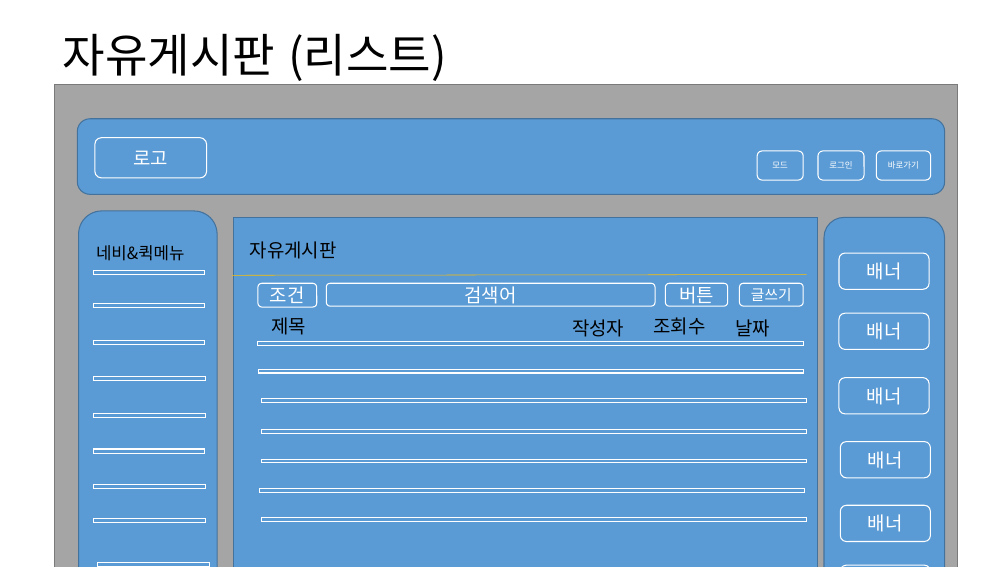
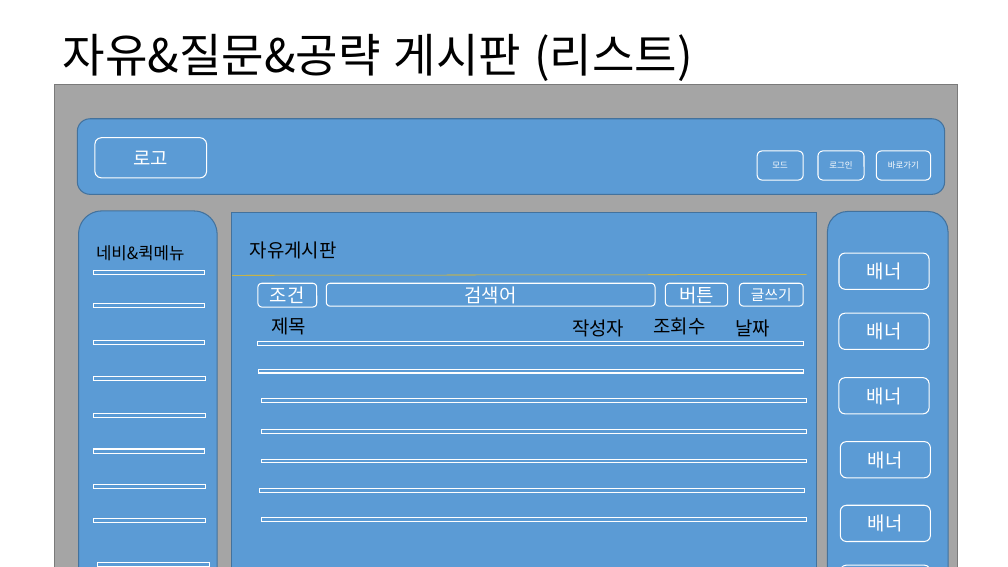
Before and after one commit to kgyeol9/Pentagon, a slide deck: slide 7 of Vampi.pptx. Drawn at 1008x567 pixels with LibreOffice and Linux fonts; fonts in the diff are those of the drawing. Boxes give left, top, right and bottom in pixels: in the first picture for what was removed or moved away, otherwise in the second. Text is boxed around its words. In the diff, an @@ line names an element or a change of style, - is before the commit and + after.

```diff
--- a/Vampi.pptx
+++ b/Vampi.pptx
@@ title at (63,33,693,81): text changed @@
-자유게시판 (리스트)
+자유&질문&공략 게시판 (리스트)
@@ rectangle: place and size @@
-rectangle at (234,218,818,567)
+rectangle at (232,212,817,567)
@@ rounded rectangle: place and size @@
-rounded rectangle at (824,218,945,567)
+rounded rectangle at (828,212,949,567)
```
Also in this commit, not shown: 1 other slide changed, 9 slides added.
